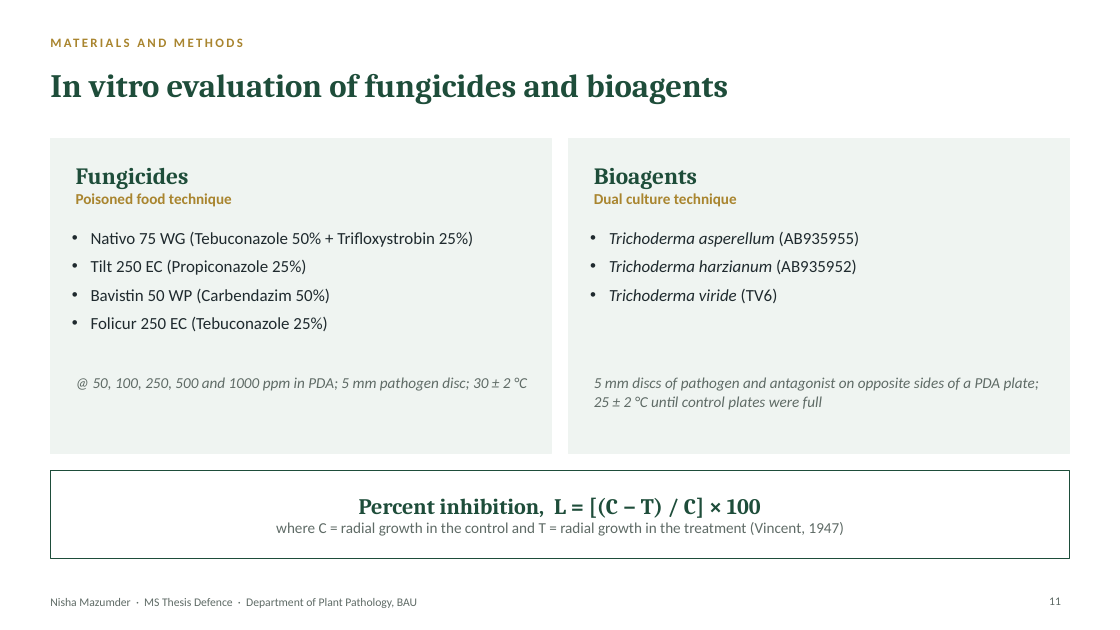
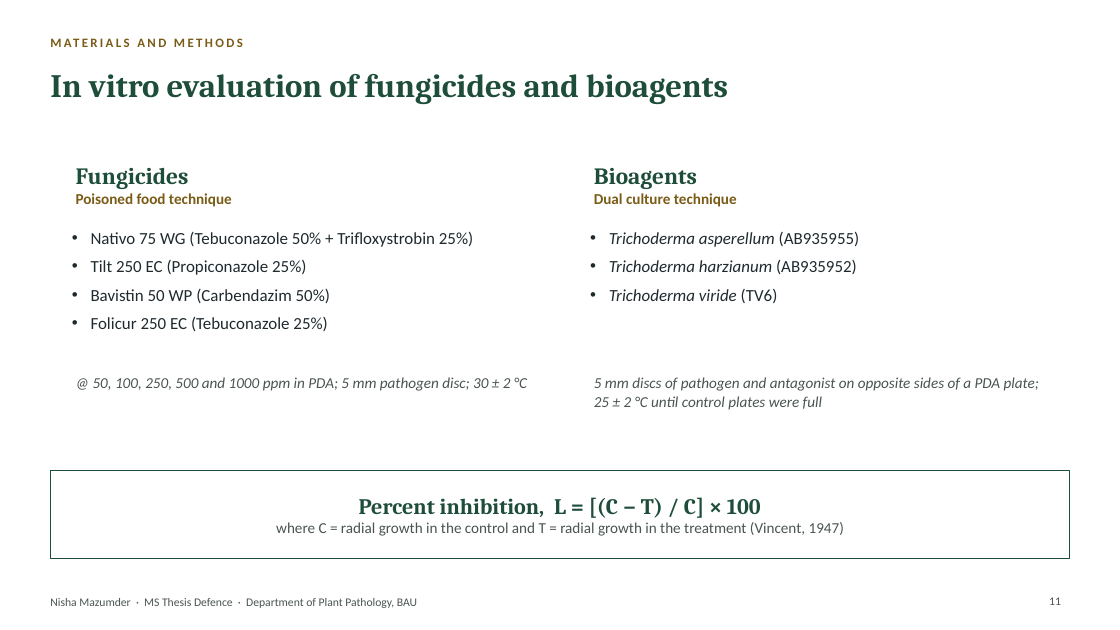
Before and after one commit to bipro-b/nm-documenents, a slide deck: slide 11 of docs/Nisha_MS_Thesis_Defence.pptx. Drawn at 1120x630 pixels with LibreOffice and Linux fonts; fonts in the diff are those of the drawing; background and template pictures are left out. Boxes give left, top, right and bottom in pixels: in the first picture for what was removed or moved away, otherwise in the second. Text is boxed around its words. In the diff, an @@ line names an element or a change of style, - is before the commit and + after.

```diff
--- a/docs/Nisha_MS_Thesis_Defence.pptx
+++ b/docs/Nisha_MS_Thesis_Defence.pptx
@@ text "MATERIALS AND METHODS" at (50,30,1070,54): text colour #A9852F to #7A5C17 @@
@@ rectangle at (50,139,551,454): fill #EFF4F1 to #FFFFFF at 78% opacity; outline #EFF4F1 1 pt to none @@
@@ rectangle at (569,139,1070,454): fill #EFF4F1 to #FFFFFF at 78% opacity; outline #EFF4F1 1 pt to none @@
@@ text at (76,193,232,207): text colour #A9852F to #7A5C17 in "Poisoned food technique" @@
@@ text at (594,193,737,207): text colour #A9852F to #7A5C17 in "Dual culture technique" @@
@@ text at (276,522,844,536): text colour #5F6B66 to #4A5550 in "where C = radial growth in the ..." @@
@@ text colour #5F6B66 to #4A5550 in 4 elements at (93,377,527,391), (594,377,1039,410), (1049,597,1061,605), (50,598,417,608) @@
```
Also in this commit, not shown: 37 other slides changed, 2 other files.
